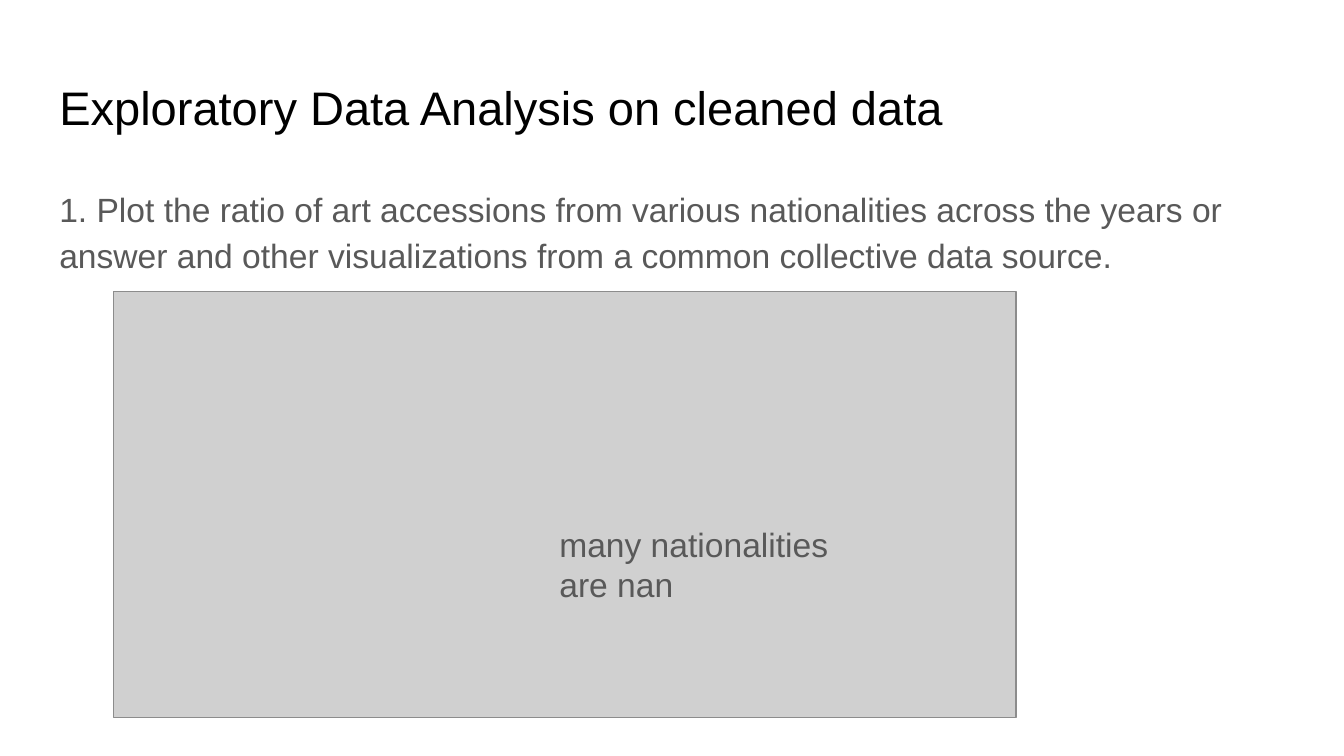
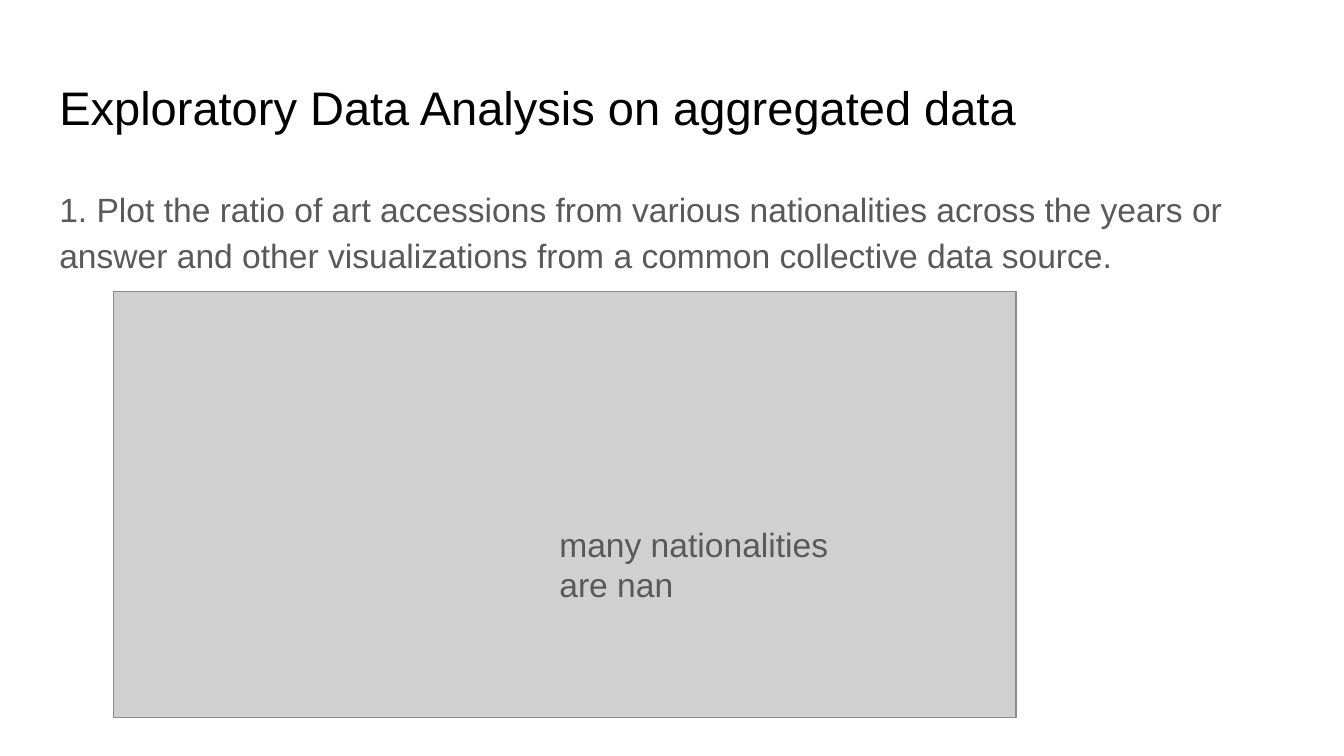
Before and after one commit to IITTeaching/cs520-f23-group-23, a slide deck: slide 19 of main-520-project/CS 520 Data Curation.pptx (slide 16 before the commit). Drawn at 1344x756 pixels with LibreOffice and Linux fonts; fonts in the diff are those of the drawing; grey boxes stand for pictures. Boxes give left, top, right and bottom in pixels: in the first picture for what was removed or moved away, otherwise in the second. Text is boxed around its words. In the diff, an @@ line names an element or a change of style, - is before the commit and + after.

```diff
--- a/main-520-project/CS 520 Data Curation.pptx
+++ b/main-520-project/CS 520 Data Curation.pptx
@@ title at box(59, 91, 1015, 134): text changed @@
-Exploratory Data Analysis on cleaned data
+Exploratory Data Analysis on aggregated data
```
Also in this commit, not shown: 6 other slides changed, 4 slides added, 1 slide removed.
